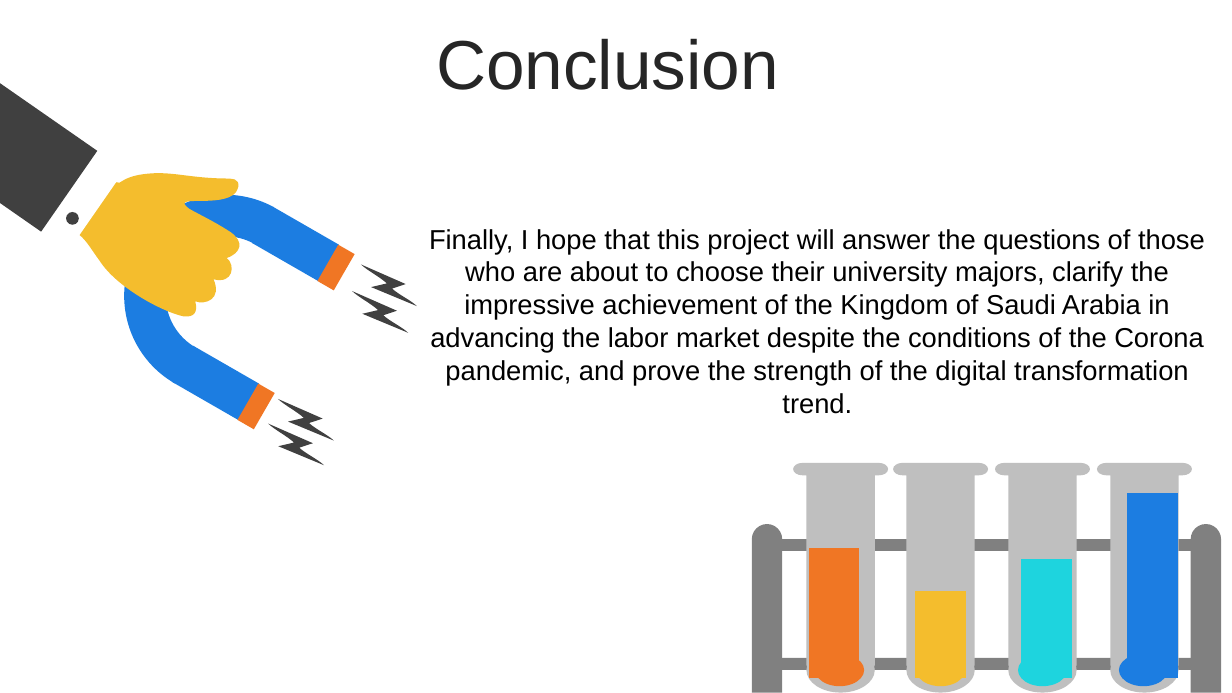
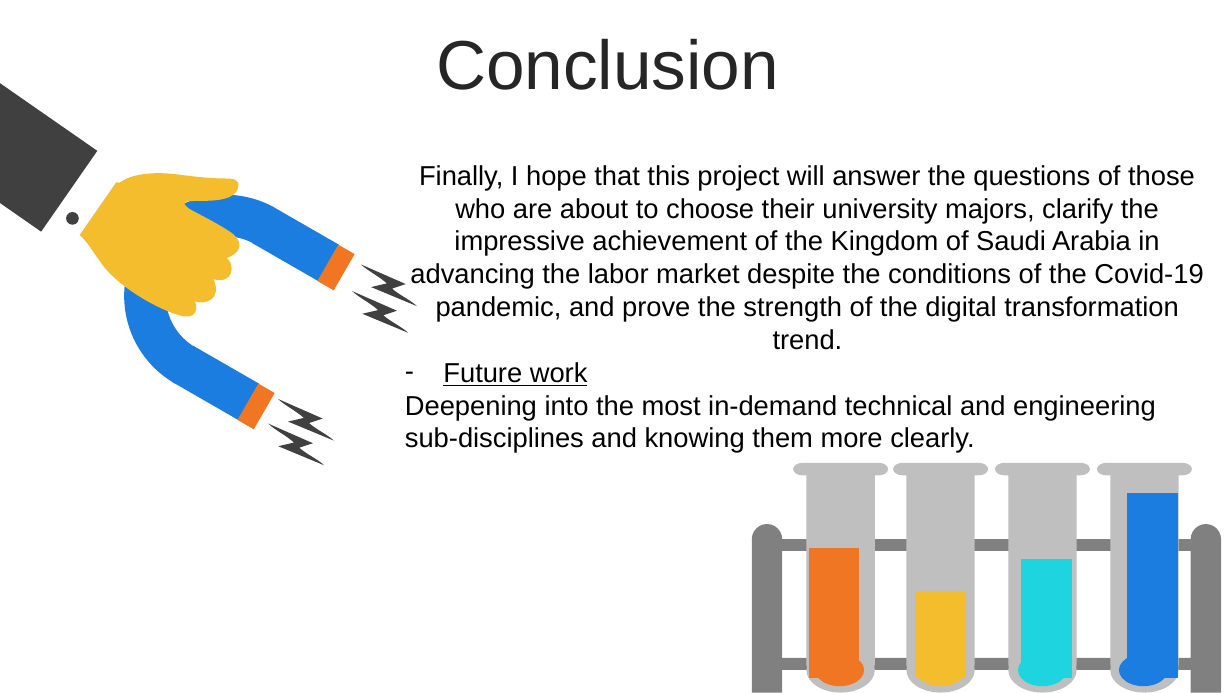
Before and after one commit to ShougKHATHRAN/EDA_Trend-jobs, a slide deck: slide 14 of EDA project.pptx (slide 12 before the commit). Drawn at 1232x693 pixels with LibreOffice and Linux fonts; fonts in the diff are those of the drawing; background and template pictures are left out. Boxes give left, top, right and bottom in pixels: in the first picture for what was removed or moved away, otherwise in the second. Text is boxed around its words. In the diff, an @@ line names an element or a change of style, - is before the commit and + after.

```diff
--- a/EDA project.pptx
+++ b/EDA project.pptx
@@ text at (x1=405, y1=165, x2=1203, y2=453): text changed @@
-Finally, I hope that this project will answer the questions of those who are about to choose their university majors, clarify the impressive achievement of the Kingdom of Saudi Arabia in advancing the labor market despite the conditions of the Corona pandemic, and prove the strength of the digital transformation trend.
+Finally, I hope that this project will answer the questions of those who are about to choose their university majors, clarify the impressive achievement of the Kingdom of Saudi Arabia in advancing the labor market despite the conditions of the Covid-19 pandemic, and prove the strength of the digital transformation trend.
+– Future work
+Deepening into the most in-demand technical and engineering sub-disciplines and knowing them more clearly.
```
Also in this commit, not shown: 4 other slides changed, 2 slides added.
